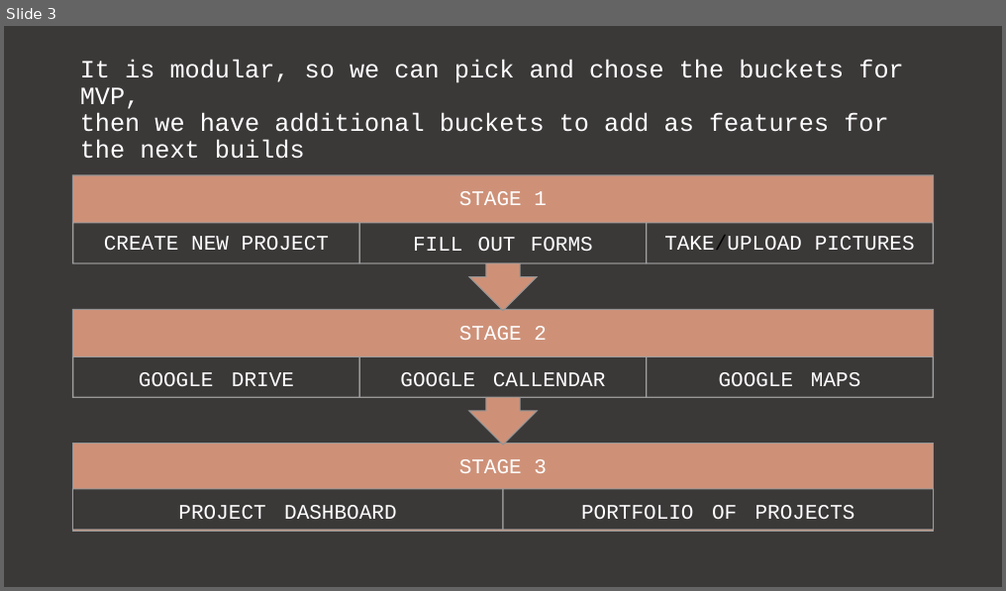
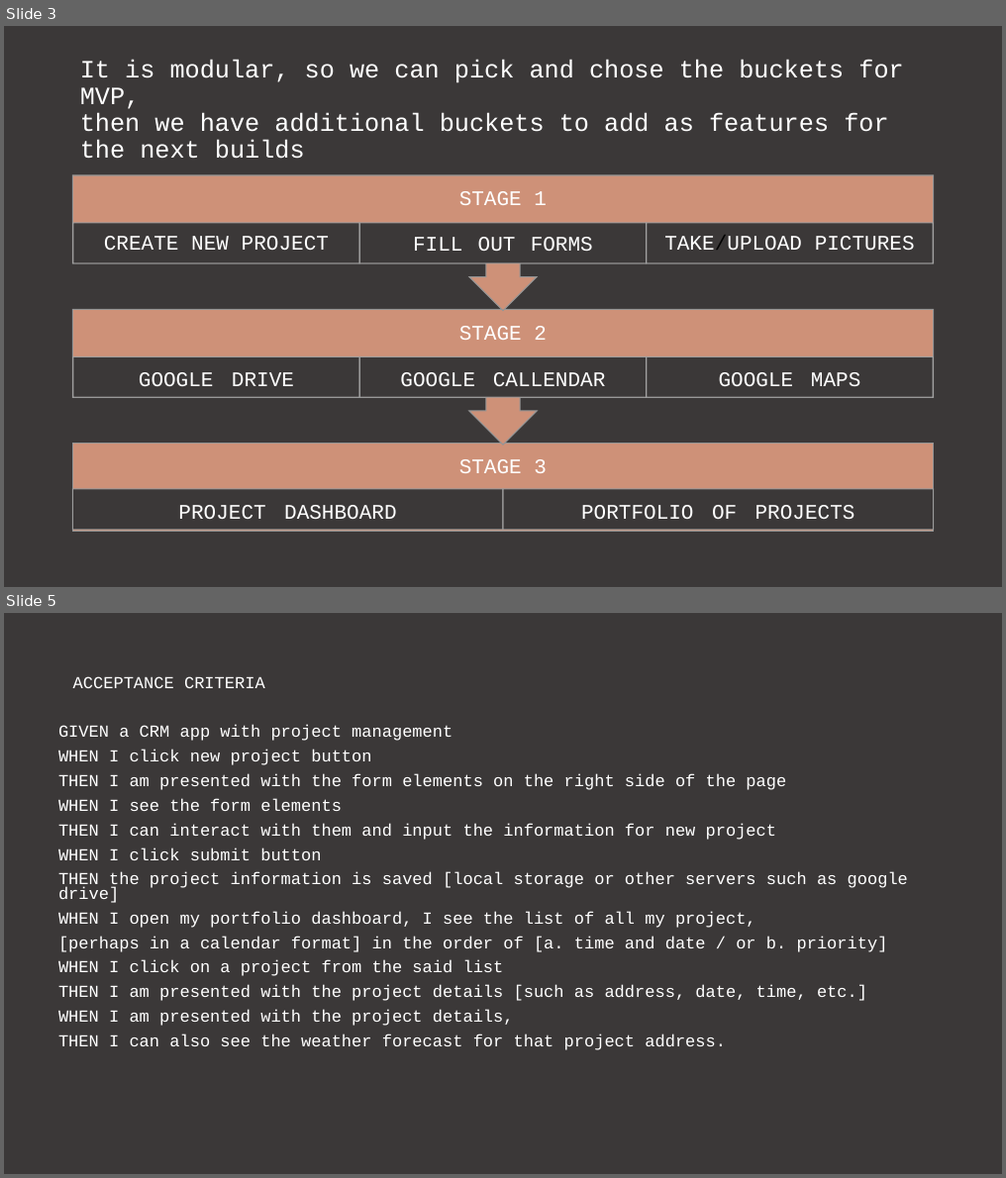
Before and after one commit to dinozio-design/CRM-lite, a slide deck: presentation/CRM - LITE.pptx. Shown one above the other, each under a label of ours: slide 3 before the commit, slides 3 and 5 after it; the slides between them are not shown. The pictures are 1006x591 and 1006x1178 pixels, drawn with LibreOffice and Linux fonts; fonts in the diff are those of the drawing. Boxes give left, top, right and bottom in pixels: in the first picture for what was removed or moved away, otherwise in the second. Text is boxed around its words. In the diff, an @@ line names an element or a change of style, - is before the commit and + after.

Commit message:
updated the presentation file

```diff
--- a/presentation/CRM - LITE.pptx
+++ b/presentation/CRM - LITE.pptx
@@ slide 5 added at (x1=4, y1=613, x2=1002, y2=1174), background #3B3838 @@
@@ text added at (x1=58, y1=676, x2=908, y2=1051), 16.2 pt, text #FFFFFF @@
+ACCEPTANCE CRITERIA
+GIVEN a CRM app with project management
+WHEN I click new project button
+THEN I am presented with the form elements on the right side of the page
+WHEN I see the form elements
+THEN I can interact with them and input the information for new project
+WHEN I click submit button
+THEN the project information is saved [local storage or other servers such as google drive]
+WHEN I open my portfolio dashboard, I see the list of all my project,
+[perhaps in a calendar format] in the order of [a. time and date / or b. priority]
+WHEN I click on a project from the said list
+THEN I am presented with the project details [such as address, date, time, etc.]
+WHEN I am presented with the project details,
+THEN I can also see the weather forecast for that project address.
```
Also in this commit, not shown: 3 other slides added, 1 other file.
